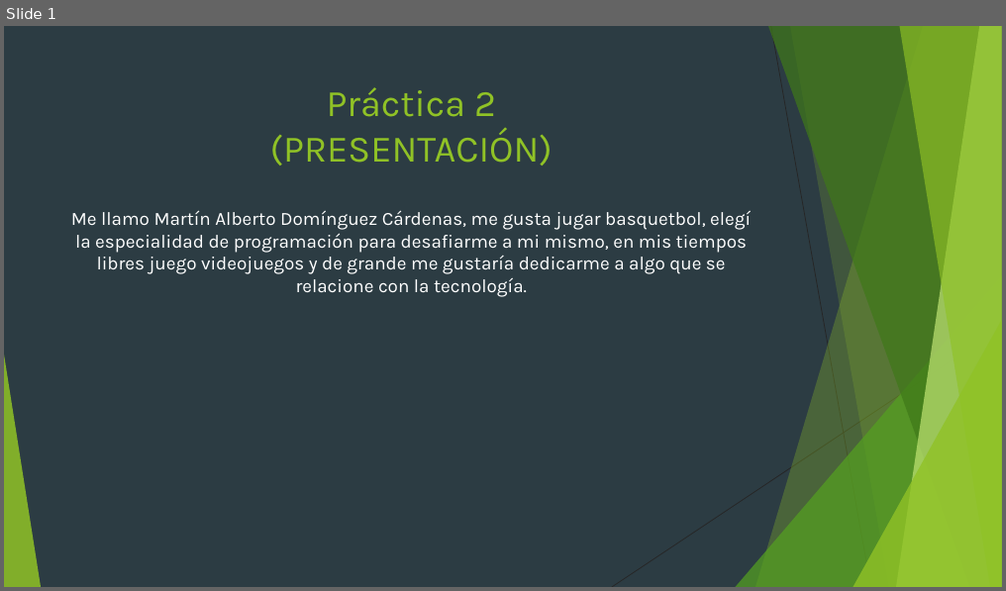
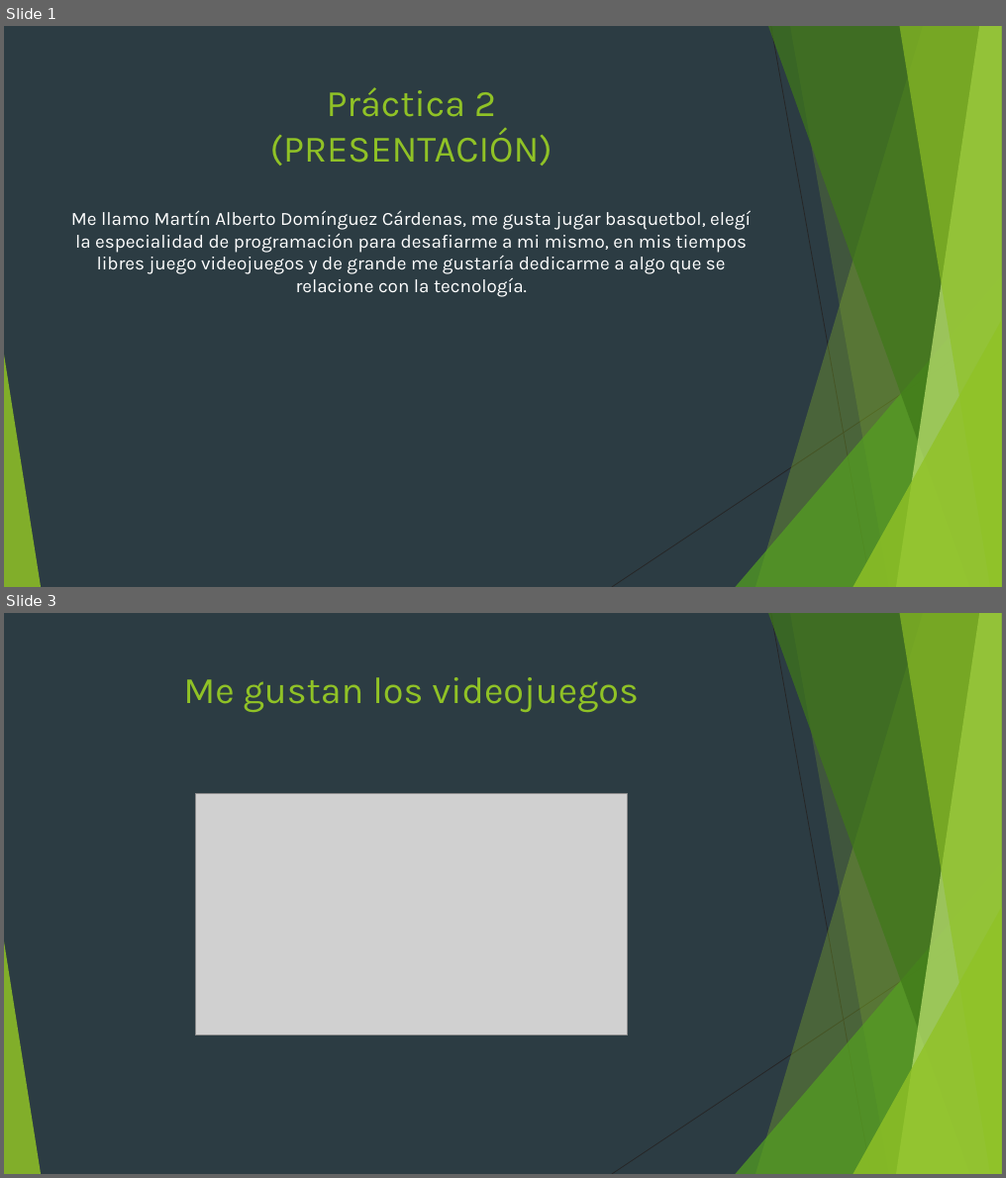
Before and after one commit to MartinADC1/culturadigital2, a slide deck: parcial1/Práctica 2.pptx. Shown one above the other, each under a label of ours: slide 1 before the commit, slides 1 and 3 after it; the slides between them are not shown. The pictures are 1006x591 and 1006x1178 pixels, drawn with LibreOffice and Linux fonts; fonts in the diff are those of the drawing; grey boxes stand for pictures. Boxes give left, top, right and bottom in pixels: in the first picture for what was removed or moved away, otherwise in the second. Text is boxed around its words. In the diff, an @@ line names an element or a change of style, - is before the commit and + after.

```diff
--- a/parcial1/Práctica 2.pptx
+++ b/parcial1/Práctica 2.pptx
@@ slide 3 added at (x1=4, y1=613, x2=1002, y2=1174), background #2C3C43; not listed: 10 template elements that a slide beside it also shows @@
@@ title added at (x1=183, y1=677, x2=639, y2=712), 36 pt, text #90C226 @@
+Me gustan los videojuegos
@@ picture added at (x1=196, y1=793, x2=628, y2=1035) @@
```
Also in this commit, not shown: 3 other slides added.
